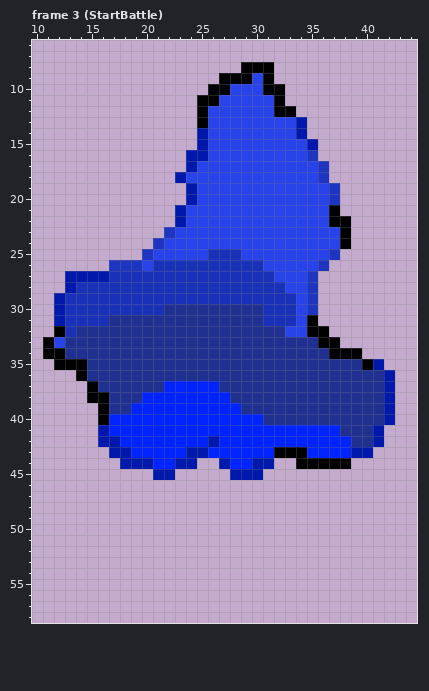
Pixel-art file: Aseprites/Characters/Battle/waterBattle.aseprite. That is the earlier state.
64x64 pixels, 68 frames. Shown: frame 3 (StartBattle): x 10..44, y 6..58. The old version is drawn lined up with the new one.
Now the later version:
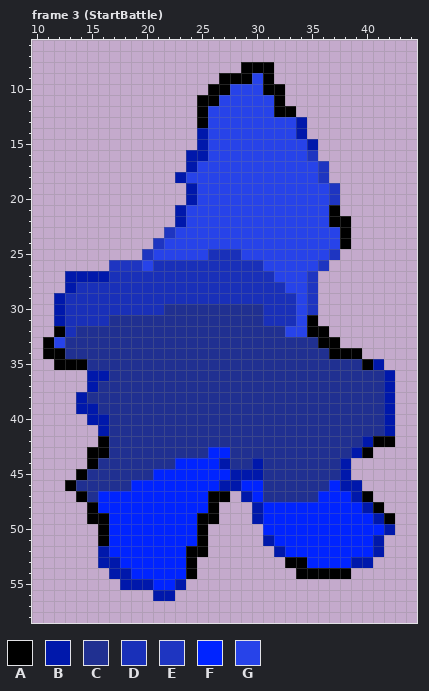
Palette (. is transparent): A #000000  B #0018ab  C #203091  D #1930b9  E #1e35c1  F #0024ff  G #2743e9
Changes in this commit:
whole drawing moved by +0,-16 (the old picture is shown already moved)
--- frame 3 (StartBattle)
@@ x 10..44 @@
 35 ..AAACCCCCCCCCCCCCCCCCCCCCCCCCAB...
-36 ....ACCCCCCCCCCCCCCCCCCCCCCCCCCCB..
-37 .....ACCCCCCFFFFFCCCCCCCCCCCCCCCB..
-38 .....AACCCFFFFFFFFCCCCCCCCCCCCCCB..
-39 ......ACCFFFFFFFFFFCCCCCCCCCCCCCB..
-40 ......AFFFFFFFFFFFFFFCCCCCCCCCCCB..
-41 ......BFFFFFFFFFFFFFFFFFFFFFCCCB...
-42 ......BBFFFFFFFFBFFFFFFFFFFFFCCB...
-43 .......BBFFFFFBBFFFFFFAAAFFFFBB....
-44 ........BBBFFBB..BFFBB..AAAAA......
-45 ...........BB.....BBB..............
-46 ...................................
-47 ...................................
-48 ...................................
-49 ...................................
-50 ...................................
-51 ...................................
-52 ...................................
-53 ...................................
-54 ...................................
-55 ...................................
-56 ...................................
+36 .....BBCCCCCCCCCCCCCCCCCCCCCCCCCB..
+37 .....BCCCCCCCCCCCCCCCCCCCCCCCCCCB..
+38 ....BCCCCCCCCCCCCCCCCCCCCCCCCCCCB..
+39 ....BBCCCCCCCCCCCCCCCCCCCCCCCCCCB..
+40 .....BBCCCCCCCCCCCCCCCCCCCCCCCCCB..
+41 ......BCCCCCCCCCCCCCCCCCCCCCCCCCB..
+42 ......ACCCCCCCCCCCCCCCCCCCCCCCBAA..
+43 .....AACCCCCCCCCFFCCCCCCCCCCCBA....
+44 .....ACCCCCCCFFFFBCCBCCCCCCCB......
+45 ....ACCCCCCFFFFFFFBBBCCCCCCCB......
+46 ...ACCCCCFFFFFFFFBBFFCCCCCCFBB.....
+47 ....ACFFFFFFFFFFAA.BFCCCCCFFFBA....
+48 .....AFFFFFFFFFFA...BFFFFFFFFFBA...
+49 .....AAFFFFFFFFAA...BFFFFFFFFFFBA..
+50 ......AFFFFFFFFA.....FFFFFFFFFFFB..
+51 ......AFFFFFFFFA.....BFFFFFFFFFB...
+52 ......BFFFFFFFAA......BFFFFFFFFB...
+53 ......BBFFFFFFA........AAFFFFBB....
+54 .......BBFFFFFA.........AAAAA......
+55 ........BBBFFB.....................
+56 ...........BB......................
 57 ...................................
Where, in picture pixels (left, top, right, bottom), the same in both pictures:
changed: (65, 370, 395, 601)
